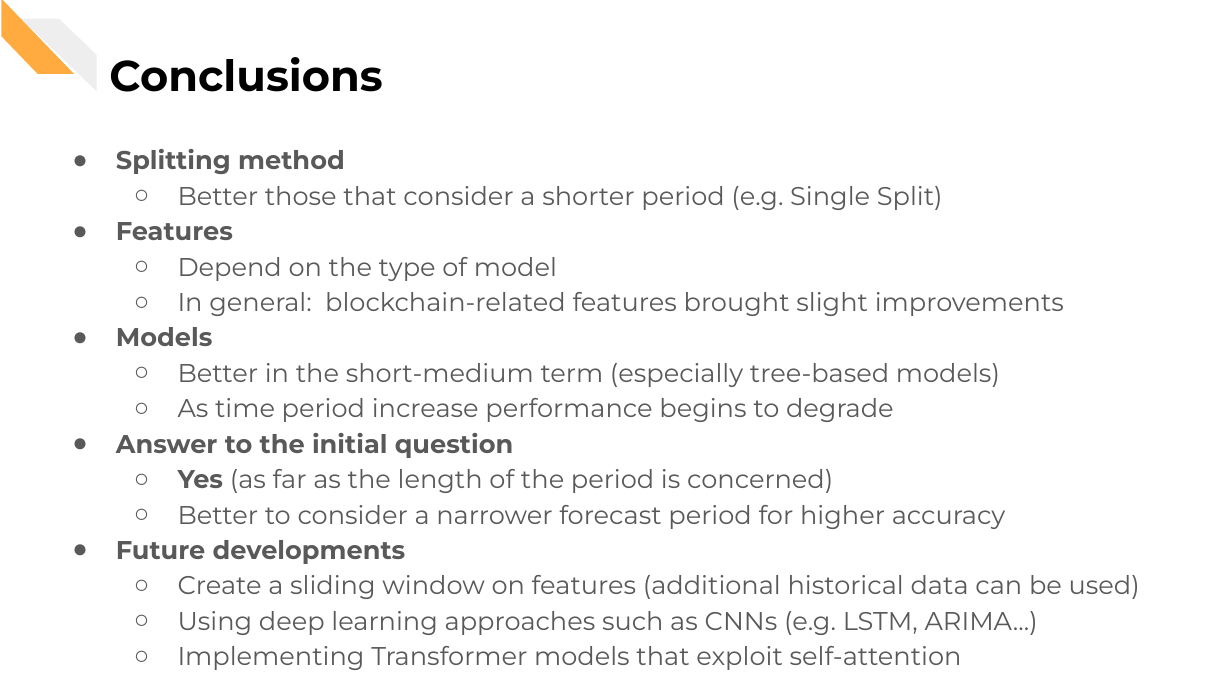
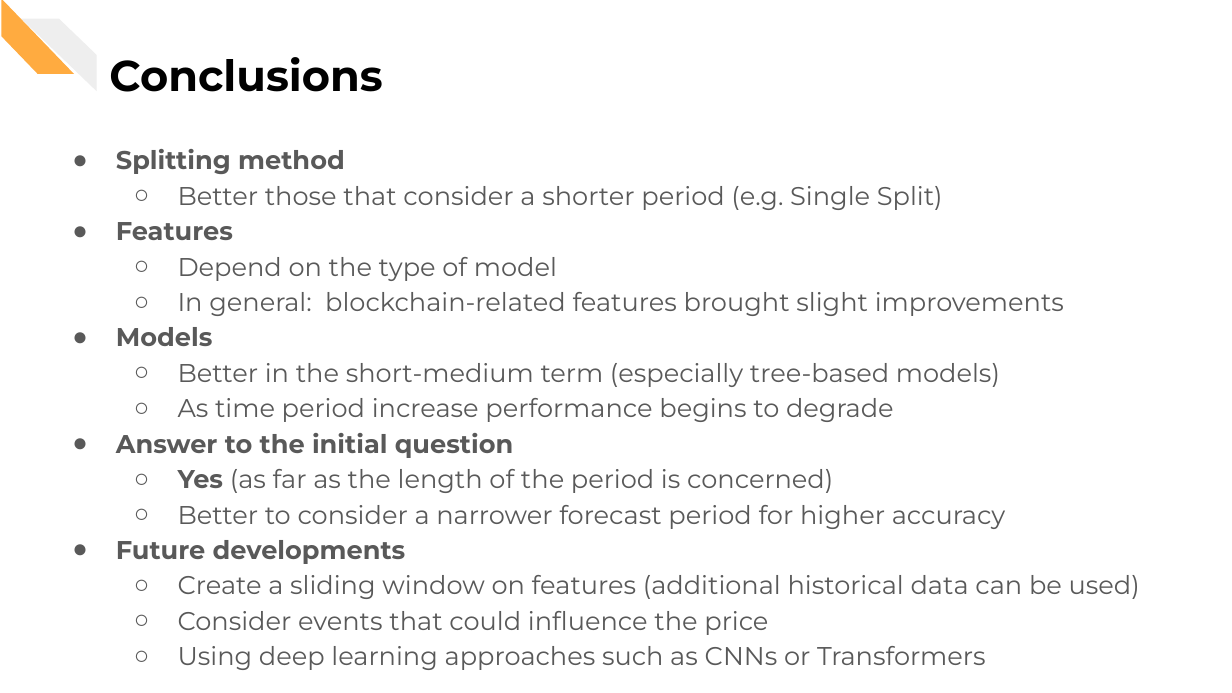
Before and after one commit to CorsiDanilo/bitcoin-price-prediction-with-pyspark, a slide deck: slide 39 of presentation/presentation.pptx. Drawn at 1232x693 pixels with LibreOffice and Linux fonts; fonts in the diff are those of the drawing. Boxes give left, top, right and bottom in pixels: in the first picture for what was removed or moved away, otherwise in the second. Text is boxed around its words. In the diff, an @@ line names an element or a change of style, - is before the commit and + after.

```diff
--- a/presentation/presentation.pptx
+++ b/presentation/presentation.pptx
@@ text at (x1=178, y1=611, x2=986, y2=670): text changed @@
-  ○ Using deep learning approaches such as CNNs (e.g. LSTM, ARIMA...)
-  ○ Implementing Transformer models that exploit self-attention
+  ○ Consider events that could influence the price
+  ○ Using deep learning approaches such as CNNs or Transformers
```
Also in this commit, not shown: 1 other slide changed.
